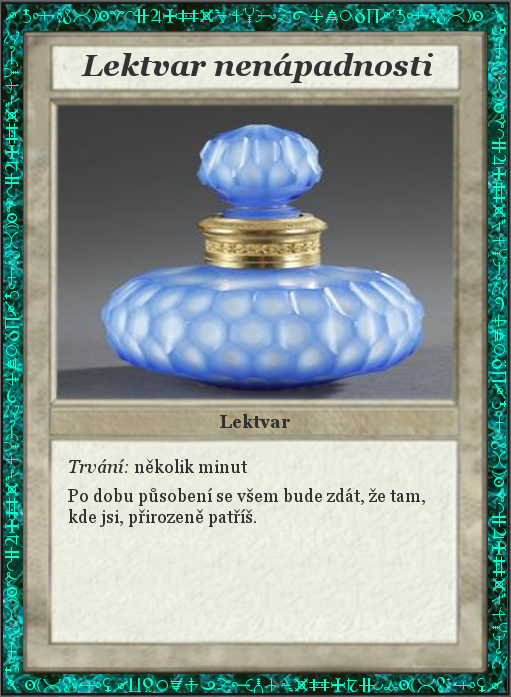
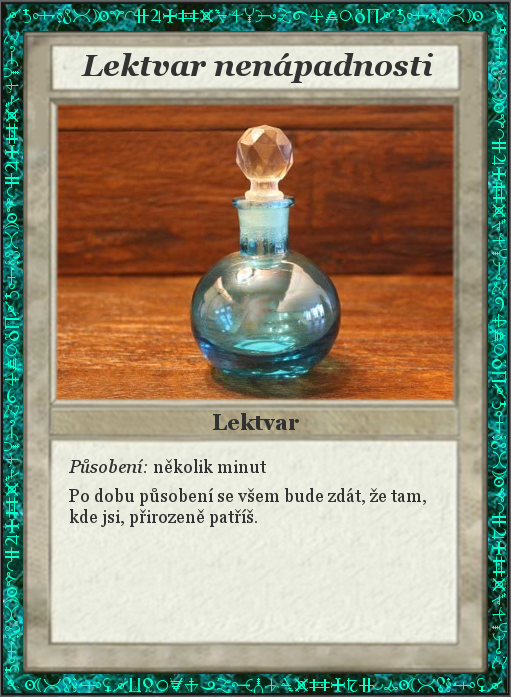
Layer changes from the first (511, 697) image to the second:
painted on "Lektvar" over (x1=213, y1=413, x2=299, y2=430)
renamed "Trvání: několik minut ..." to "Působení: několik minut ...", painted on it over (x1=68, y1=459, x2=426, y2=527)
renamed "1ff61d0ef4c1de9cfbf31a3b6322fb9f--glass-bottles-perfume-bottles.jpg" to "blue-potion-bottle.jpg", painted on it over (x1=49, y1=102, x2=462, y2=430)
